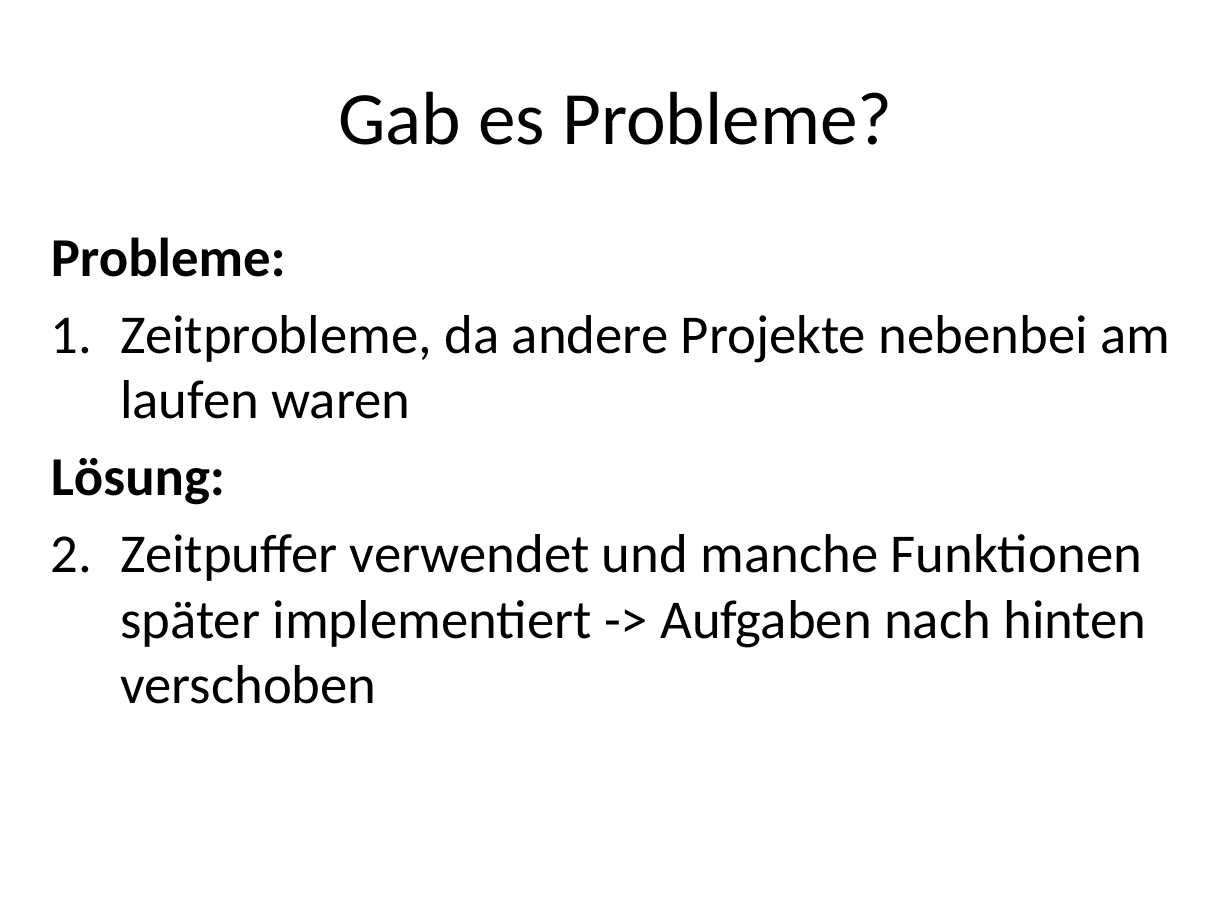
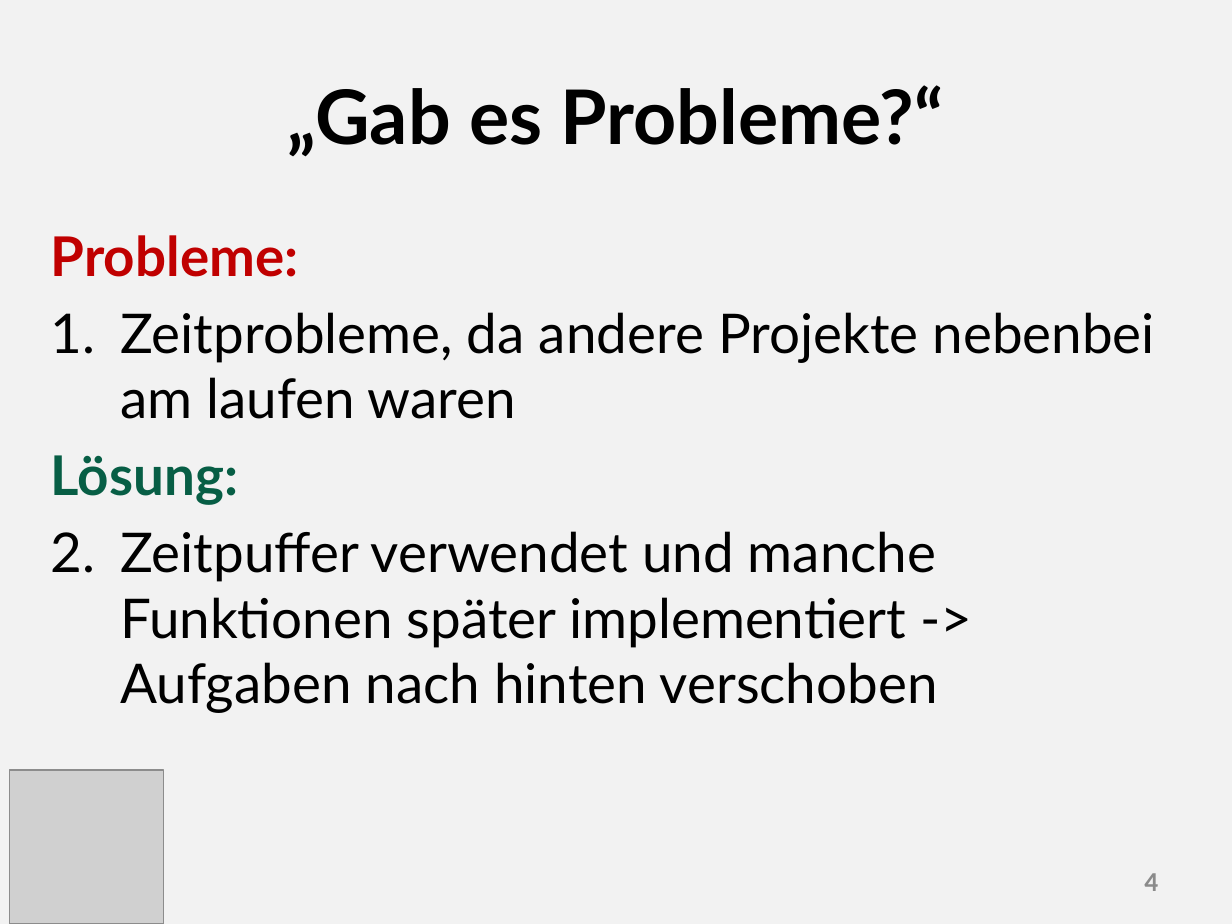
Before and after one commit to valeriapag/E-Mood-Tracker, a slide deck: slide 4 of Doku/Präsentation.pptx. Drawn at 1232x924 pixels with LibreOffice and Linux fonts; fonts in the diff are those of the drawing; grey boxes stand for pictures. Boxes give left, top, right and bottom in pixels: in the first picture for what was removed or moved away, otherwise in the second. Text is boxed around its words. In the diff, an @@ line names an element or a change of style, - is before the commit and + after.

```diff
--- a/Doku/Präsentation.pptx
+++ b/Doku/Präsentation.pptx
@@ background #FFFFFF to #BFBFBF at 19% opacity @@
@@ title at box(288, 85, 944, 157): text changed; font Calibri to Lato; bold on @@
-Gab es Probleme?
+„Gab es Probleme?“
@@ text "Probleme:" at box(51, 235, 1155, 713): font Calibri to Lato; text colour #000000 to #C00000 in "Probleme:"; text colour #000000 to #075E45 in "Lösung:" @@
@@ picture added at box(10, 770, 164, 924) @@
@@ page number added at box(1144, 873, 1158, 891), 16 pt, text #8C8C8C, bold @@
+4
```
Also in this commit, not shown: 4 other slides changed, 3 slides added, 2 other files.
